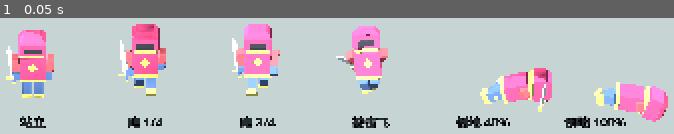
Above: before the commit, frame 1.
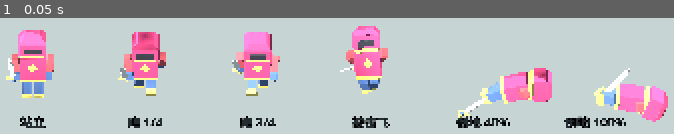
Above: after the commit, the same moment.

Repository: Autinhorse/HumanMustDie
Game: Godot game, scene res://tests/pose.tscn
The game is run twice, just before and just after one commit, with the same random seed, the same clock (stepped at 60 frames per second) and the same inputs. This scene is started directly instead of the project's main scene.
Inputs:
- Up to frame 1 (0.05 s): no input

The runs differ from the first frame. In frame 1, 6.1% of the frame differs, in the area x 0-94%, y 5-87%.

Commit message:
v0.0.14 剑前倾 30 度，身体和头前倾做出俯身跑
- 剑的静止姿势从竖直改成前倾 30°（绕 X 负角 = 往角色前方倒）；
  侧向外倾仍然只有 8°，那个角度大了会让不同朝向的剑看起来毫无规律
- 跑步时躯干前倾 14°、头再前倾 4°，俯身冲锋的姿态
- 修了方向：之前躯干写的是 +7°，而绕 +X 转会把"上"带向 +Z，角色前方是 -Z，
  所以那其实是后仰

姿势检查场景加 --yaw（侧视，判断前倾必须用）和 --facings（八朝向排开）。

Co-Authored-By: Claude Opus 5 (1M context) <noreply@anthropic.com>
Claude-Session: https://claude.ai/code/session_01VCzWxNk1LcyQr5pasXVQW6

Diff:
--- a/project.godot
+++ b/project.godot
@@ -11,7 +11,7 @@
 [application]
 
 config/name="HumanMustDie - Prototype A"
-config/version="0.0.13"
+config/version="0.0.14"
 config/description="机关塔防灰盒原型：固定走廊 + 5 种机关 + 小/中/重三类物理敌人"
 run/main_scene="res://scenes/main.tscn"
 config/features=PackedStringArray("4.7", "Forward Plus")
--- a/scripts/view/actor_view.gd
+++ b/scripts/view/actor_view.gd
@@ -111,8 +111,9 @@
 	# 不同朝向看起来就像"剑一会朝上一会朝下"
 	if not _sword_free:
 		_rot_compose("Sword", Vector3(-s * aw, 0, 0))
-	_rot("Torso", Vector3(deg_to_rad(7.0) * intensity, 0, 0))
-	_rot("Head", Vector3(-deg_to_rad(5.0) * intensity, 0, 0))
+	# 负角才是前倾：绕 +X 转会把"上"带向 +Z，而角色的前方是 -Z
+	_rot("Torso", Vector3(-deg_to_rad(14.0) * intensity, 0, 0))
+	_rot("Head", Vector3(-deg_to_rad(4.0) * intensity, 0, 0))
 	_stabilize_sword()
 	if model_root != null:
 		# 两条腿各迈一步 = 一个上下起伏周期
--- a/tests/pose.gd
+++ b/tests/pose.gd
@@ -71,6 +71,14 @@
 	ground.material_override = gm
 	add_child(ground)
 
+## --yaw 90 可以侧着看，判断前倾和剑的倾角必须用侧视
+func _extra_yaw() -> float:
+	var args := OS.get_cmdline_user_args()
+	for i in args.size():
+		if args[i] == "--yaw" and i + 1 < args.size():
+			return float(args[i + 1])
+	return 0.0
+
 func _build_poses() -> void:
 	var env := WorldEnvironment.new()
 	var e := Environment.new()
@@ -98,7 +106,7 @@
 			get_tree().quit(1)
 			return
 		a.position = Vector3(-(i - (POSES.size() - 1) / 2.0) * spacing, 0, 0)
-		a.rotation_degrees.y = float(p.get("yaw", 0.0))
+		a.rotation_degrees.y = float(p.get("yaw", 0.0)) + _extra_yaw()
 		match String(p["mode"]):
 			"run":
 				a.set_run(float(p["phase"]), float(p["power"]))
Binary file changed: assets/models/swordman.glb
Not shown, changed: docs/原型A_运行与实现说明.md
Not shown, changed: tools/blender/build_swordman.py
